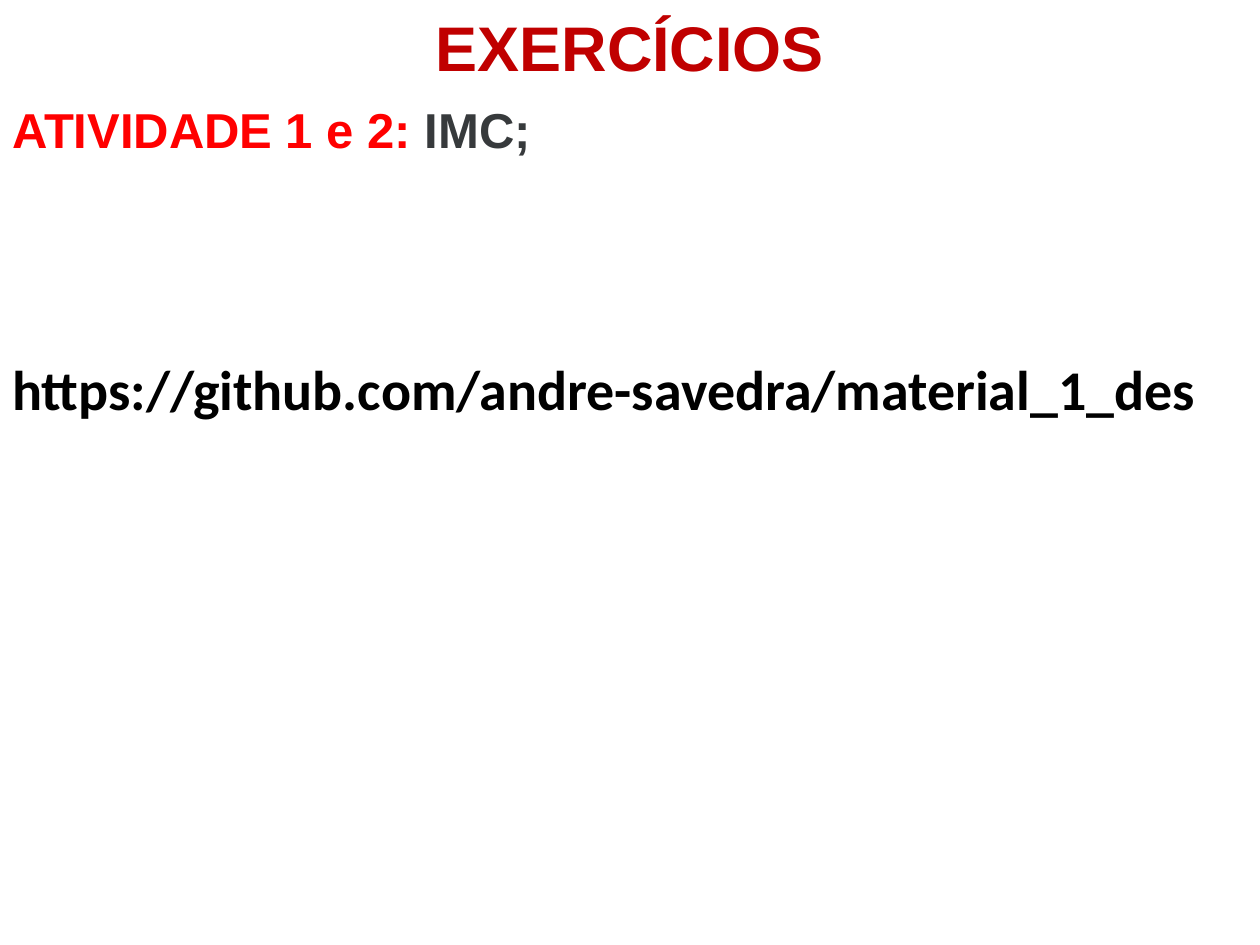
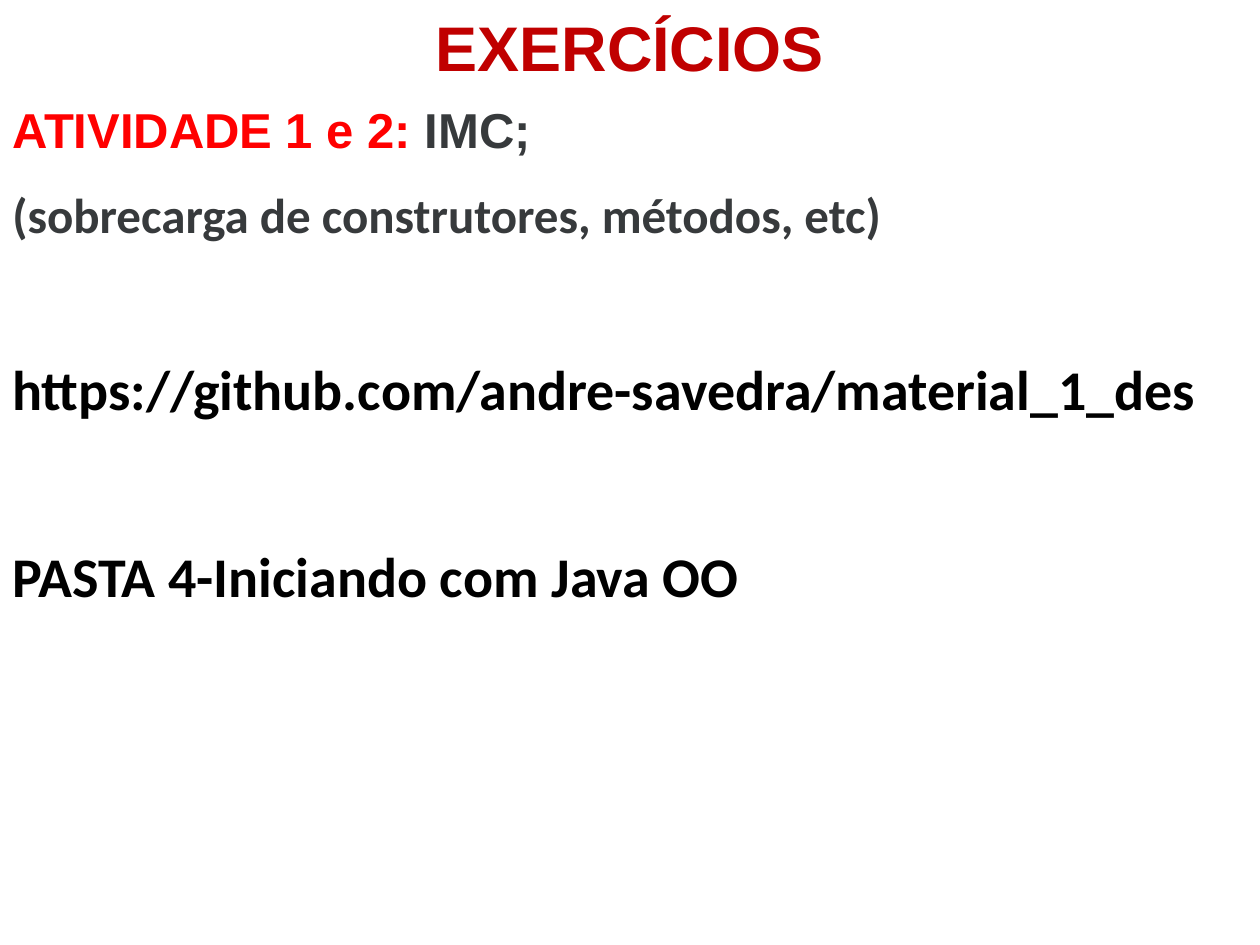
Before and after one commit to andre-savedra/material_1_des, a slide deck: slide 3 of 4-Iniciando com Java OO/FPOO-5.ppt. Drawn at 1260x945 pixels with LibreOffice and Linux fonts; fonts in the diff are those of the drawing; background and template pictures are left out. Boxes give left, top, right and bottom in pixels: in the first picture for what was removed or moved away, otherwise in the second. Text is boxed around its words. In the diff, an @@ line names an element or a change of style, - is before the commit and + after.

Commit message:
update_ppt5

```diff
--- a/4-Iniciando com Java OO/FPOO-5.ppt
+++ b/4-Iniciando com Java OO/FPOO-5.ppt
@@ text at box(12, 197, 880, 242): paragraph added @@
+(sobrecarga de construtores, métodos, etc)
@@ text at box(12, 557, 739, 598): paragraph added @@
+PASTA 4-Iniciando com Java OO
```
Also in this commit, not shown: 13 slides added.
